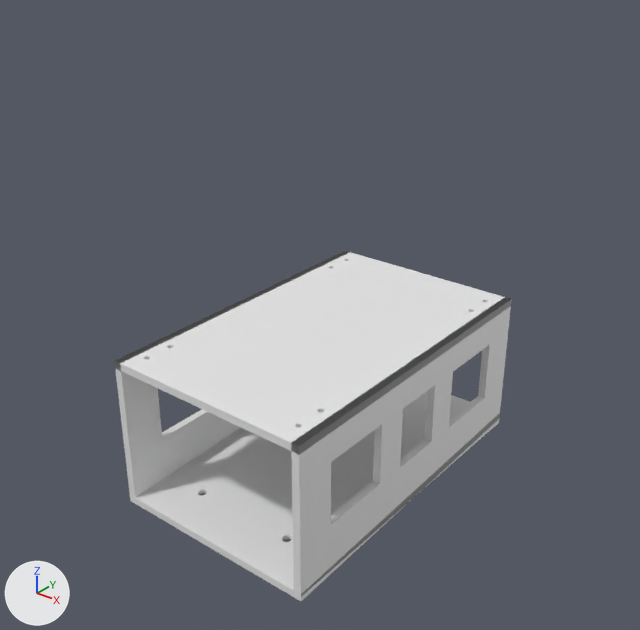
A saved change to the Blender file Train_tunnel.blend.
Rendered twice from a 50 mm lens placed at (334.0, -425.0, 378.0), pointed at (2.0, -9.0, 120.0). The lights are fixed; the arrows at lower left show +X, +Y and +Z. The older version comes first.

Objects in the first picture: 'CeilingPanel', 'FloorPanel', 'SideWall_Left', 'SideWall_Right'.
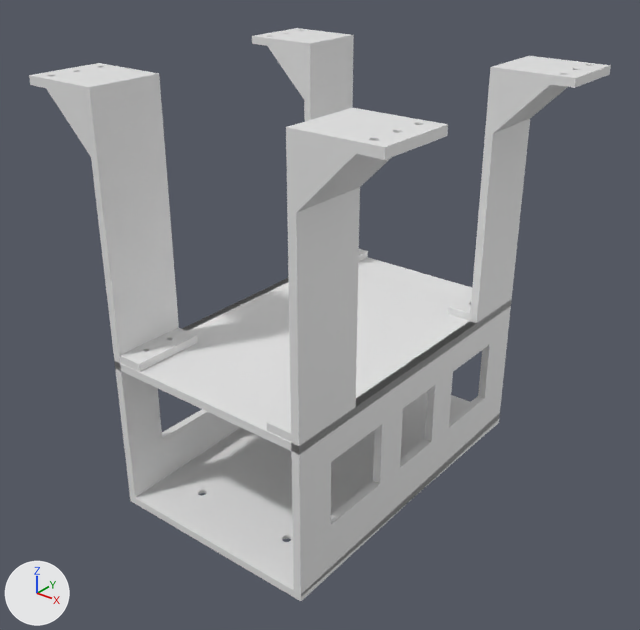
Where the change shows, as pixel boxes [x1, y1, x2, y2] in the pictures (640 x 630 px):
'Bracket_Right_Back', shown: after [267, 108, 448, 446]
'Bracket_Left_Back', shown: after [29, 63, 198, 372]
'Bracket_Right_Front', shown: after [448, 56, 611, 323]
'Bracket_Left_Front', shown: after [252, 28, 368, 262]

The change, as a diff of the scene's bpy script:
```diff
--- a/Train_tunnel.blend.py
+++ b/Train_tunnel.blend.py
@@ ob_bracket_left_front @@
 ob_bracket_left_front.location = (0.0, 0.0, 0.0)
-ob_bracket_left_front.hide_set(True)
@@ ob_bracket_left_back @@
 ob_bracket_left_back.location = (0.0, 0.0, 0.0)
-ob_bracket_left_back.hide_set(True)
@@ ob_bracket_right_front @@
 ob_bracket_right_front.location = (0.0, 0.0, 0.0)
-ob_bracket_right_front.hide_set(True)
@@ ob_bracket_right_back @@
 ob_bracket_right_back.location = (0.0, 0.0, 0.0)
-ob_bracket_right_back.hide_set(True)
```
